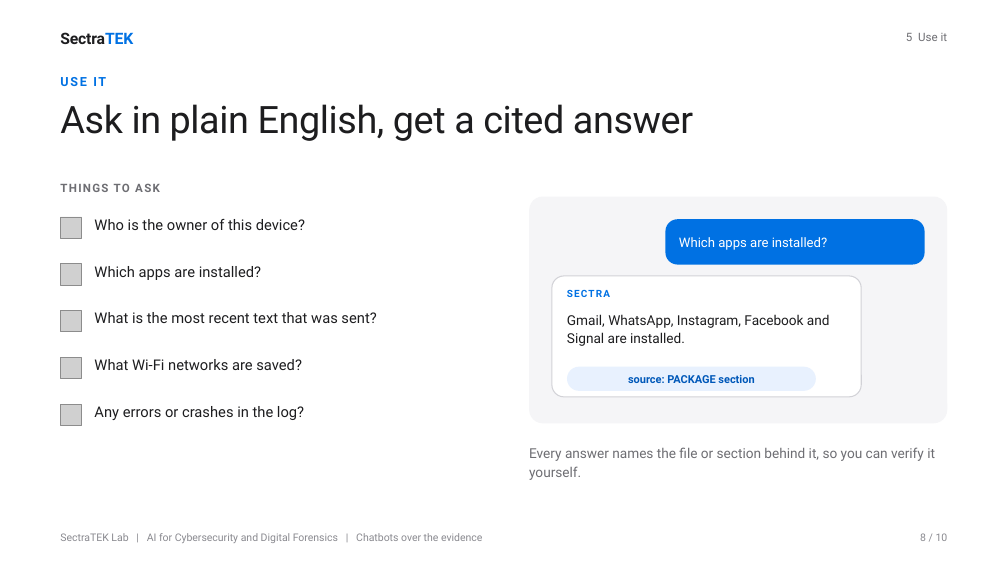
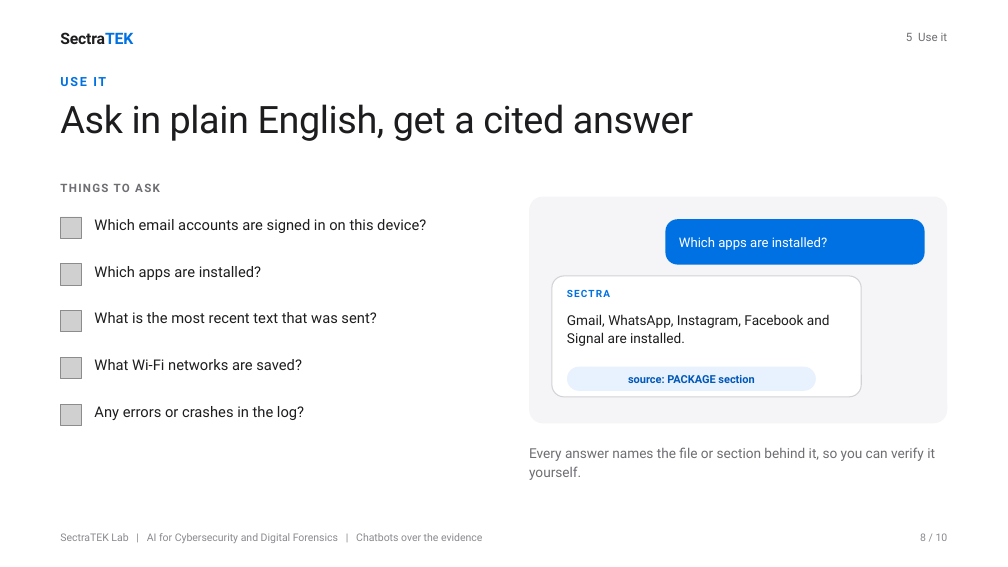
Before and after one commit to danjethh/sectratek-AI-Lab, a slide deck: slide 8 of df_llm_labs/lab4_qwen/slides/SectraTEK_Practical4_Chatbots.pptx. Drawn at 1008x567 pixels with LibreOffice and Linux fonts; fonts in the diff are those of the drawing; grey boxes stand for pictures. Boxes give left, top, right and bottom in pixels: in the first picture for what was removed or moved away, otherwise in the second. Text is boxed around its words. In the diff, an @@ line names an element or a change of style, - is before the commit and + after.

```diff
--- a/df_llm_labs/lab4_qwen/slides/SectraTEK_Practical4_Chatbots.pptx
+++ b/df_llm_labs/lab4_qwen/slides/SectraTEK_Practical4_Chatbots.pptx
@@ text at (94,219,426,233): text changed @@
-Who is the owner of this device?
+Which email accounts are signed in on this device?
```
Also in this commit, not shown: 2 other slides changed, 13 other files.
